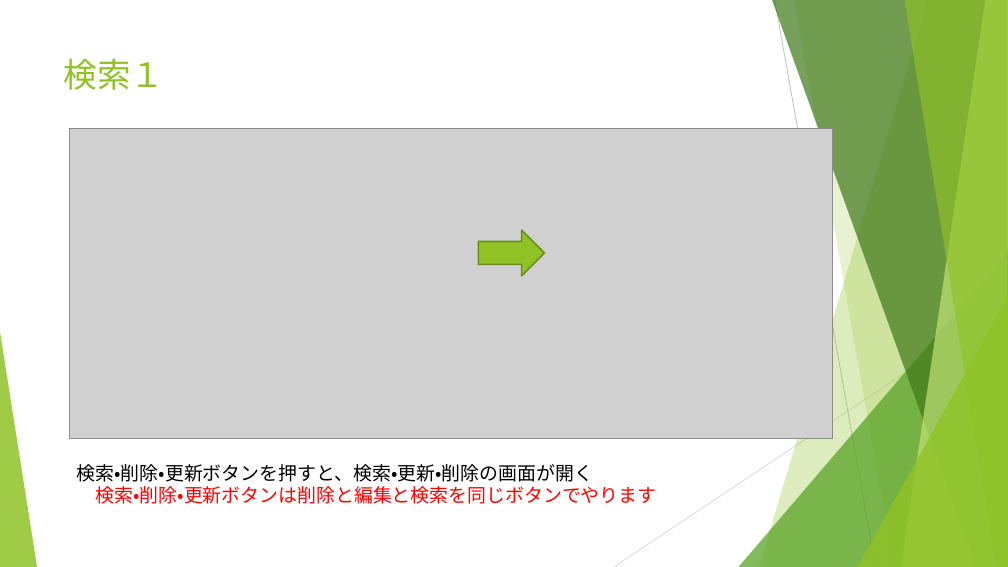
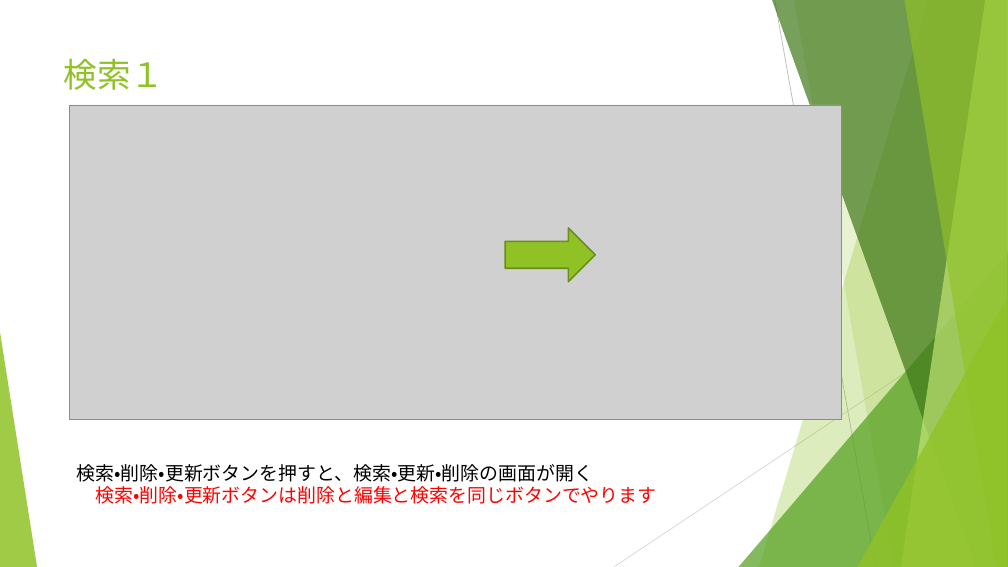
Before and after one commit to kouki1311/VBAcustomer, a slide deck: slide 5 of 顧客管理マニュアル.pptx. Drawn at 1008x567 pixels with LibreOffice and Linux fonts; fonts in the diff are those of the drawing; grey boxes stand for pictures. Boxes give left, top, right and bottom in pixels: in the first picture for what was removed or moved away, otherwise in the second. Text is boxed around its words. In the diff, an @@ line names an element or a change of style, - is before the commit and + after.

```diff
--- a/顧客管理マニュアル.pptx
+++ b/顧客管理マニュアル.pptx
@@ picture: place and size @@
-picture at <box>70,129,833,439</box>
+picture at <box>70,105,842,420</box>
@@ right arrow: place and size @@
-right arrow at <box>479,230,545,276</box>
+right arrow at <box>505,228,595,281</box>
```
Also in this commit, not shown: 1 other slide changed, 1 slide added, 1 slide removed, 1 other file.
